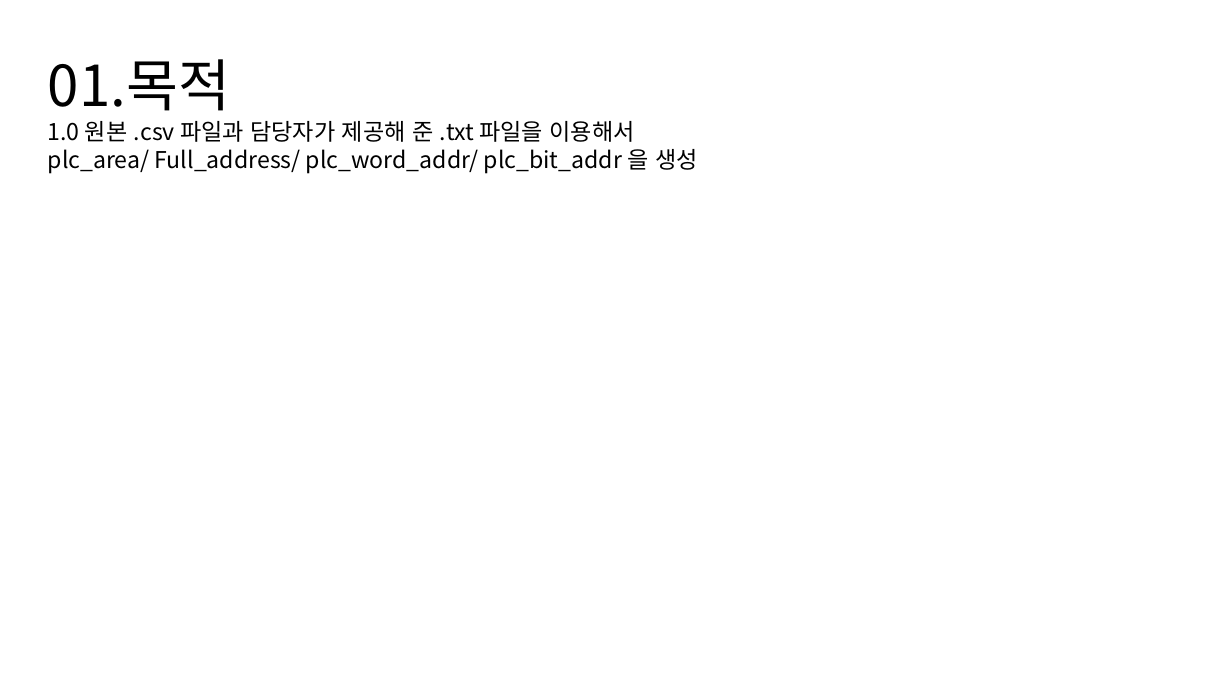
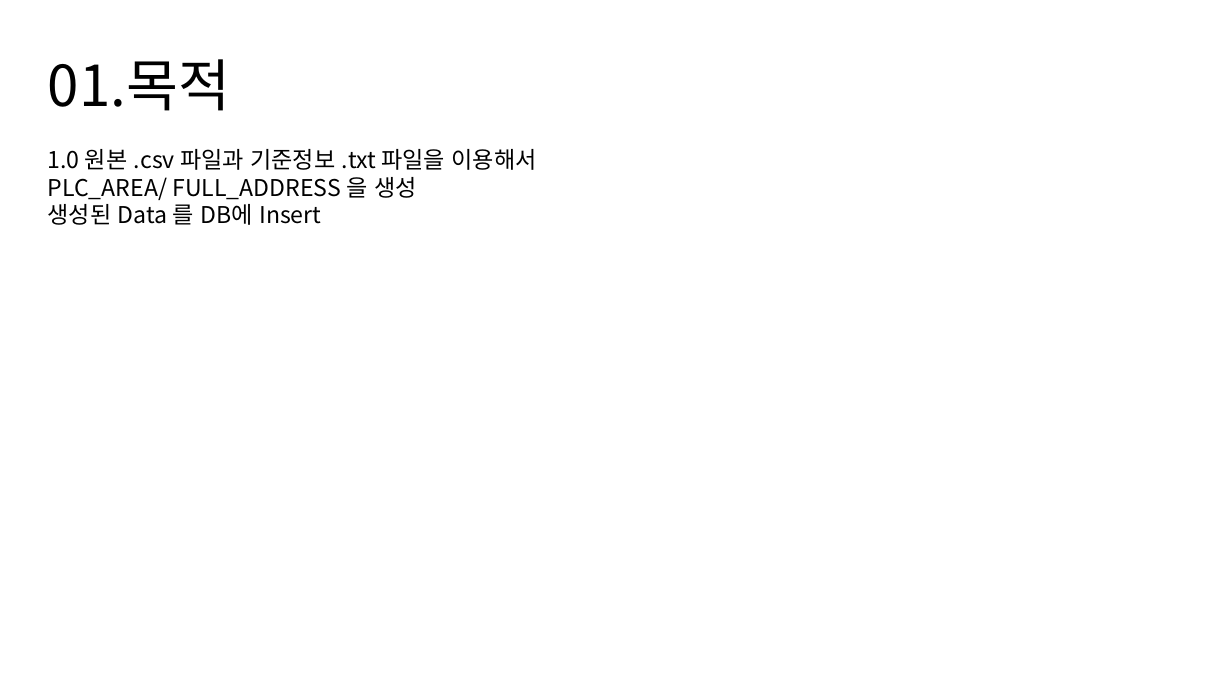
Before and after one commit to ktw09876/Python, a slide deck: slide 2 of Nori_tool_address/Nori_tool_flowchart/Addr_속성정보 변환.pptx. Drawn at 1232x693 pixels with LibreOffice and Linux fonts; fonts in the diff are those of the drawing. Boxes give left, top, right and bottom in pixels: in the first picture for what was removed or moved away, otherwise in the second. Text is boxed around its words. In the diff, an @@ line names an element or a change of style, - is before the commit and + after.

```diff
--- a/Nori_tool_address/Nori_tool_flowchart/Addr_속성정보 변환.pptx
+++ b/Nori_tool_address/Nori_tool_flowchart/Addr_속성정보 변환.pptx
@@ text at (48,149,537,225): text changed @@
-1.0 원본 .csv 파일과 담당자가 제공해 준 .txt 파일을 이용해서
-plc_area/ Full_address/ plc_word_addr/ plc_bit_addr 을 생성
+1.0 원본 .csv 파일과 기준정보 .txt 파일을 이용해서
+PLC_AREA/ FULL_ADDRESS 을 생성
+생성된 Data 를 DB에 Insert
```
Also in this commit, not shown: 1 slide added, 2 slides removed.
